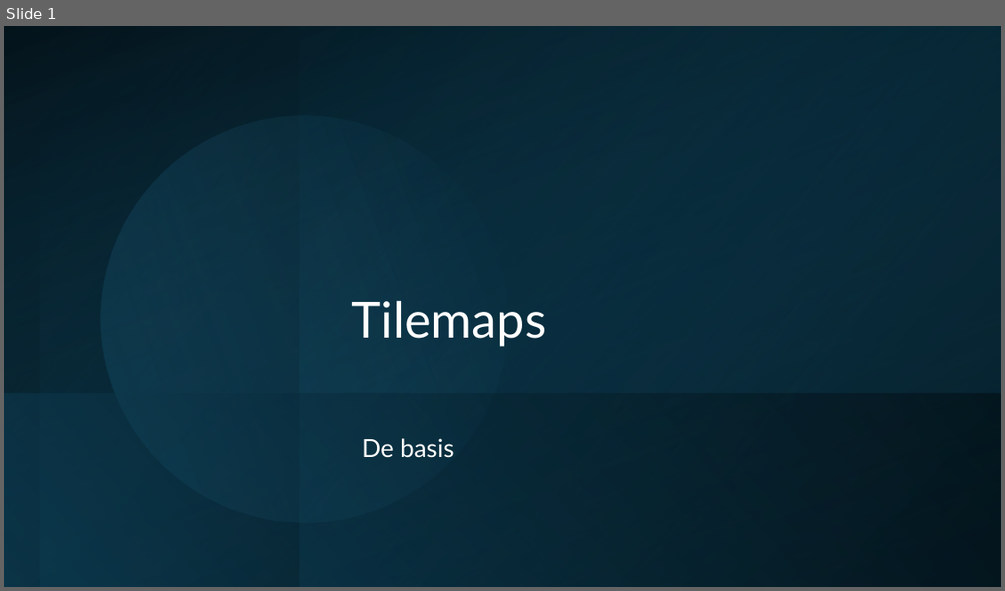
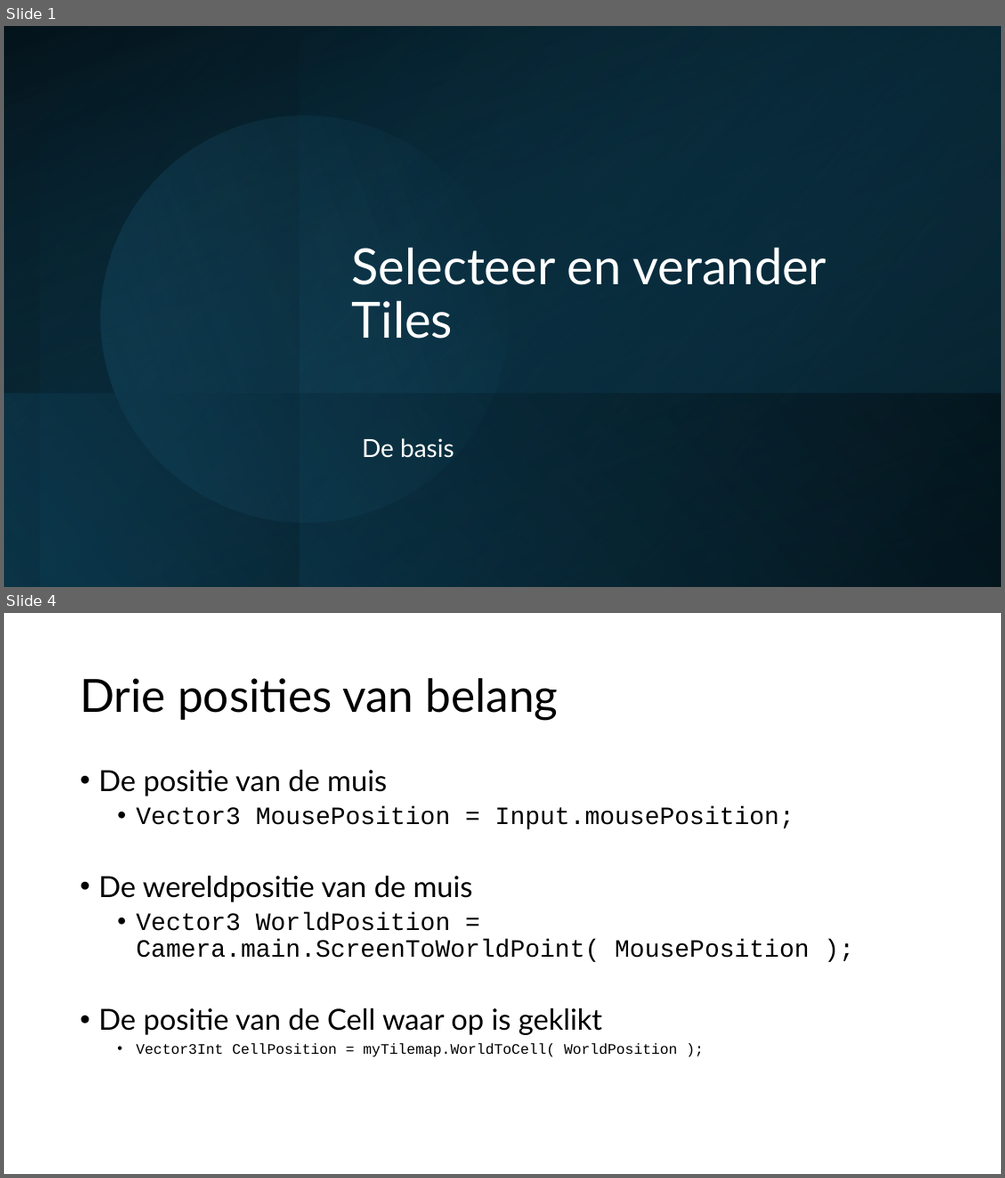
Before and after one commit to djsjollema/lessen-gamedevelopment, a slide deck: M4/GDV_2D_Gym/les2/gdv-2d-gym-les2.pptx. Shown one above the other, each under a label of ours: slide 1 before the commit, slides 1 and 4 after it; the slides between them are not shown. The pictures are 1005x591 and 1005x1178 pixels, drawn with LibreOffice and Linux fonts; fonts in the diff are those of the drawing. Boxes give left, top, right and bottom in pixels: in the first picture for what was removed or moved away, otherwise in the second. Text is boxed around its words. In the diff, an @@ line names an element or a change of style, - is before the commit and + after.

```diff
--- a/M4/GDV_2D_Gym/les2/gdv-2d-gym-les2.pptx
+++ b/M4/GDV_2D_Gym/les2/gdv-2d-gym-les2.pptx
@@ slide 4 added at [4, 613, 1001, 1174], background #FFFFFF @@
@@ title added at [80, 678, 558, 720], 44 pt, text #000000 @@
+Drie posities van belang
@@ text added at [98, 770, 809, 1057], 24 pt, text #000000 @@
+• De positie van de muis
+  • Vector3 MousePosition = Input.mousePosition;
+• De wereldpositie van de muis
+  • Vector3 WorldPosition = Camera.main.ScreenToWorldPoint( MousePosition );
+• De positie van de Cell waar op is geklikt
+  • Vector3Int CellPosition = myTilemap.WorldToCell( WorldPosition );
@@ slide 1 changed as well @@
@@ title at [352, 247, 826, 338]: text changed @@
-Tilemaps
+Selecteer en verander Tiles
```
Also in this commit, not shown: 8 other slides added, 3 slides removed, 5 other files.
